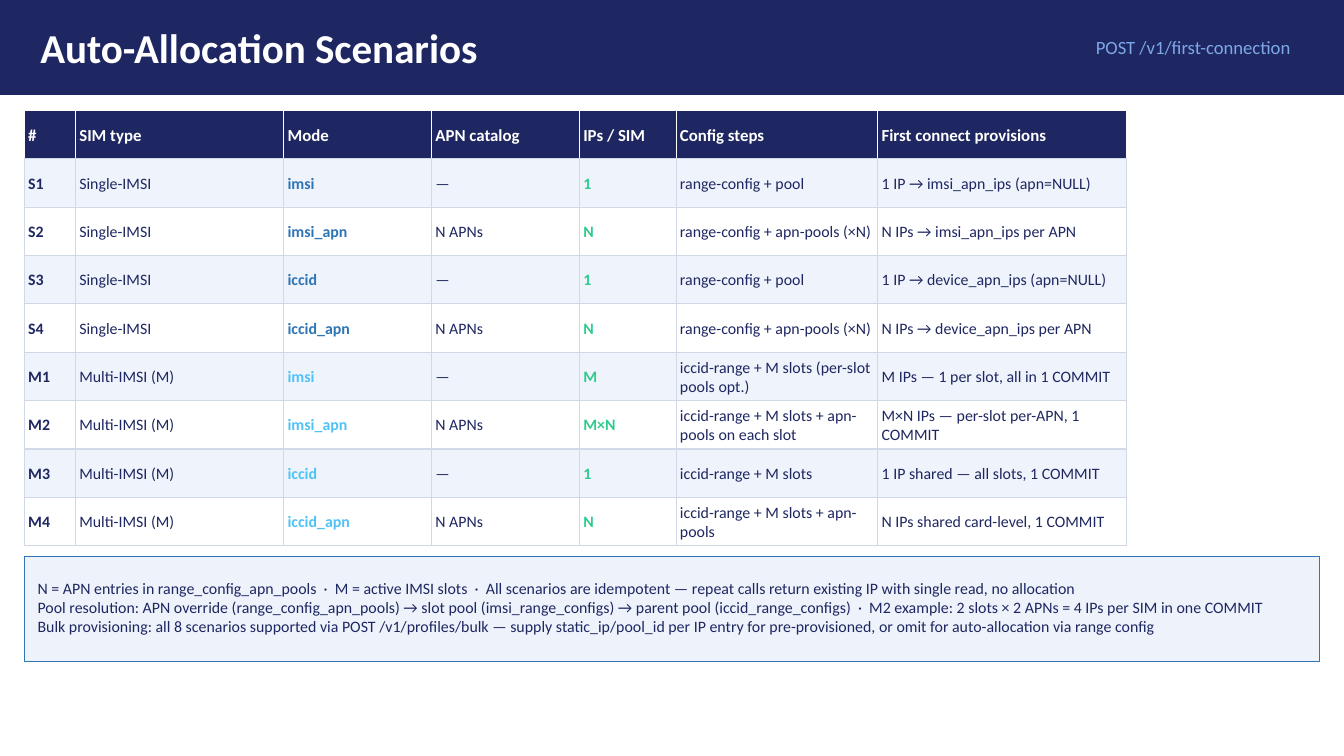
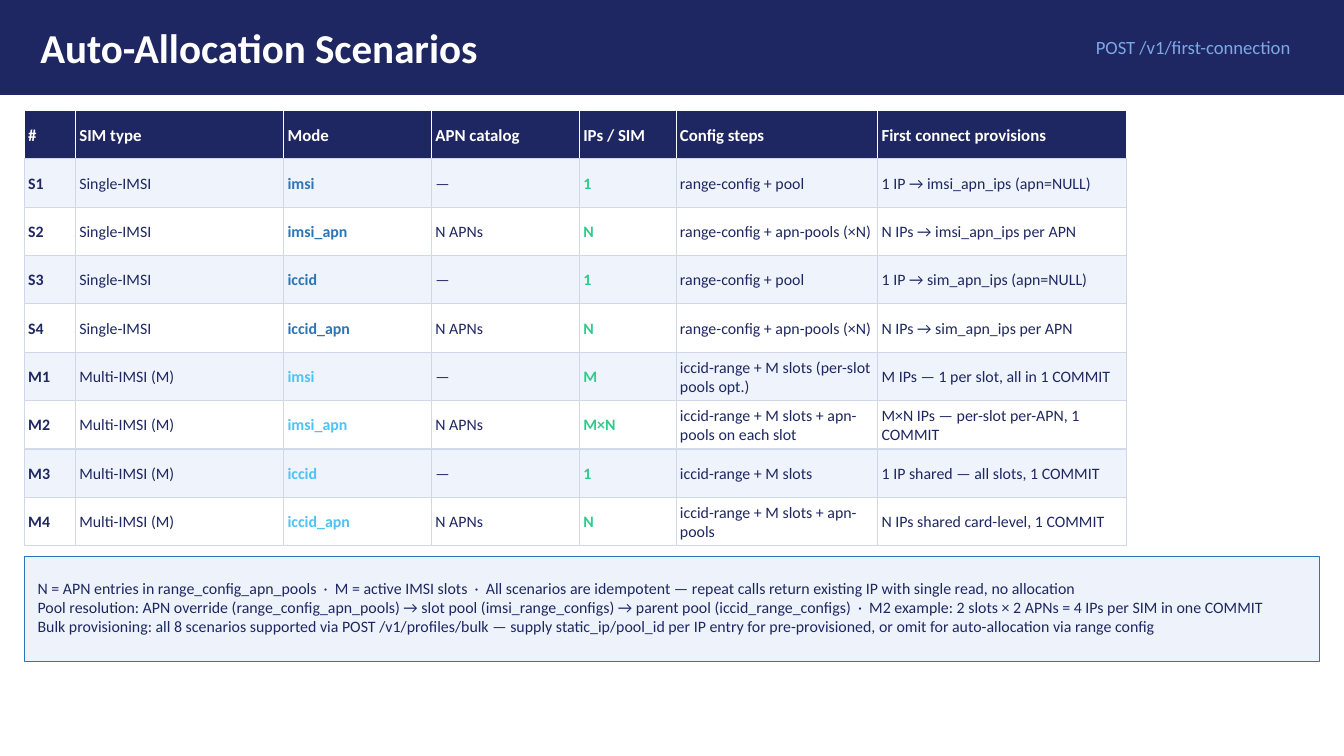
Before and after one commit to ridan5G/aaa-cloud-native, a slide deck: slide 14 of docs/aaa-platform-presentation.pptx (slide 16 before the commit). Drawn at 1344x756 pixels with LibreOffice and Linux fonts; fonts in the diff are those of the drawing. Boxes give left, top, right and bottom in pixels: in the first picture for what was removed or moved away, otherwise in the second. Text is boxed around its words. In the diff, an @@ line names an element or a change of style, - is before the commit and + after.

```diff
--- a/docs/aaa-platform-presentation.pptx
+++ b/docs/aaa-platform-presentation.pptx
@@ text at <box>882,273,1087,288</box>: text changed @@
-1 IP → device_apn_ips (apn=NULL)
+1 IP → sim_apn_ips (apn=NULL)
@@ text at <box>882,323,1073,337</box>: text changed @@
-N IPs → device_apn_ips per APN
+N IPs → sim_apn_ips per APN
```
Also in this commit, not shown: 11 other slides changed, 2 slides removed, 39 other files.
